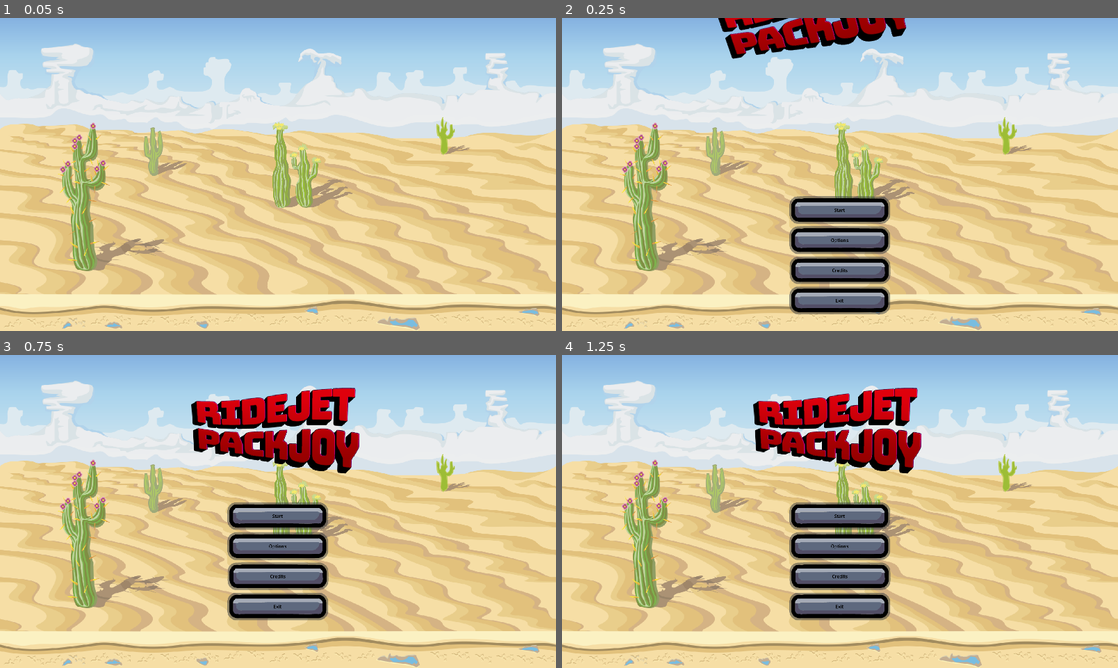
Above: before the commit, frames 1-4 (two rows, left to right).
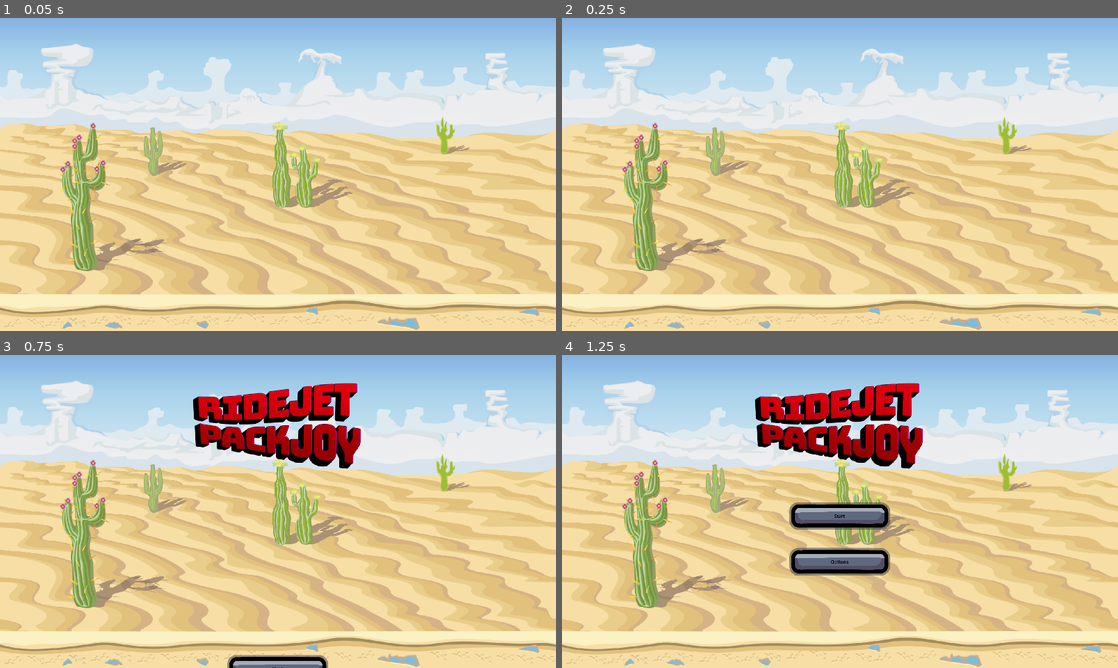
Above: after the commit, the same moments.

Repository: angelbt91/ridejet-packjoy
Game: Godot game, scene res://scenes/main_menu.tscn
The game is run twice, just before and just after one commit, with the same random seed, the same clock (stepped at 60 frames per second) and the same inputs.
Inputs (mouse positions are in pixels of both pictures, inside the frame that each line leads up to):
- Up to frame 1 (0.05 s): no input
- Up to frame 2 (0.25 s): no input
- Up to frame 3 (0.75 s): click (278, 514) at 0.5 s, where only the run before the commit has a clickable "Start"
- Up to frame 4 (1.25 s): no input

Frame 1 is identical in both runs. In frame 2, 9.0% of the frame differs, in the area x 28-62%, y 0-95%; in frame 3, 11%, in the area x 34-65%, y 8-100%; in frame 4, 9.1%.

Commit message:
Improve start menu animations

Diff:
--- a/scenes/main_menu.tscn
+++ b/scenes/main_menu.tscn
@@ -8,72 +8,6 @@
 
 [sub_resource type="Animation" id="Animation_8ln24"]
 length = 0.001
-tracks/0/type = "bezier"
-tracks/0/imported = false
-tracks/0/enabled = true
-tracks/0/path = NodePath("TitleControl:position:x")
-tracks/0/interp = 1
-tracks/0/loop_wrap = true
-tracks/0/keys = {
-"handle_modes": PackedInt32Array(0),
-"points": PackedFloat32Array(0, -0.25, 0, 0.25, 0),
-"times": PackedFloat32Array(0)
-}
-tracks/1/type = "bezier"
-tracks/1/imported = false
-tracks/1/enabled = true
-tracks/1/path = NodePath("TitleControl:position:y")
-tracks/1/interp = 1
-tracks/1/loop_wrap = true
-tracks/1/keys = {
-"handle_modes": PackedInt32Array(0),
-"points": PackedFloat32Array(-300, -0.25, 0, 0.25, 0),
-"times": PackedFloat32Array(0)
-}
-tracks/2/type = "bezier"
-tracks/2/imported = false
-tracks/2/enabled = true
-tracks/2/path = NodePath("TitleControl:scale:x")
-tracks/2/interp = 1
-tracks/2/loop_wrap = true
-tracks/2/keys = {
-"handle_modes": PackedInt32Array(0),
-"points": PackedFloat32Array(1, -0.25, 0, 0.25, 0),
-"times": PackedFloat32Array(0)
-}
-tracks/3/type = "bezier"
-tracks/3/imported = false
-tracks/3/enabled = true
-tracks/3/path = NodePath("TitleControl:scale:y")
-tracks/3/interp = 1
-tracks/3/loop_wrap = true
-tracks/3/keys = {
-"handle_modes": PackedInt32Array(0),
-"points": PackedFloat32Array(1, -0.25, 0, 0.25, 0),
-"times": PackedFloat32Array(0)
-}
-tracks/4/type = "bezier"
-tracks/4/imported = false
-tracks/4/enabled = true
-tracks/4/path = NodePath("TitleControl:rotation")
-tracks/4/interp = 1
-tracks/4/loop_wrap = true
-tracks/4/keys = {
-"handle_modes": PackedInt32Array(0),
-"points": PackedFloat32Array(-0.549779, -0.25, 0, 0.25, 0),
-"times": PackedFloat32Array(0)
-}
-tracks/5/type = "bezier"
-tracks/5/imported = false
-tracks/5/enabled = true
-tracks/5/path = NodePath("StartButtonControl:position:y")
-tracks/5/interp = 1
-tracks/5/loop_wrap = true
-tracks/5/keys = {
-"handle_modes": PackedInt32Array(0),
-"points": PackedFloat32Array(-550, -0.25, 0, 0.25, 0),
-"times": PackedFloat32Array(0)
-}
 
 [sub_resource type="Animation" id="Animation_rtw2f"]
 resource_name = "TitleEnter"
@@ -143,9 +77,37 @@
 "points": PackedFloat32Array(600, -0.25, 0, 0.233333, 5.03363, -31.2997, -0.0599409, -77.1695, 0.0663736, 70.7387, 0, -0.0947685, 108.034, 0.25, 0),
 "times": PackedFloat32Array(0, 0.305578, 0.5)
 }
+tracks/1/type = "value"
+tracks/1/imported = false
+tracks/1/enabled = true
+tracks/1/path = NodePath("StartButtonControl/StartButton:disabled")
+tracks/1/interp = 1
+tracks/1/loop_wrap = true
+tracks/1/keys = {
+"times": PackedFloat32Array(0, 0.5011861),
+"transitions": PackedFloat32Array(1, 1),
+"update": 1,
+"values": [true, false]
+}
+
+[sub_resource type="Animation" id="Animation_rcqid"]
+length = 0.001
+tracks/0/type = "value"
+tracks/0/imported = false
+tracks/0/enabled = true
+tracks/0/path = NodePath("StartButtonControl/StartButton:disabled")
+tracks/0/interp = 1
+tracks/0/loop_wrap = true
+tracks/0/keys = {
+"times": PackedFloat32Array(0),
+"transitions": PackedFloat32Array(1),
+"update": 1,
+"values": [false]
+}
 
 [sub_resource type="AnimationLibrary" id="AnimationLibrary_jk1qb"]
 _data = {
+&"RESET": SubResource("Animation_rcqid"),
 &"StartButtonEnter": SubResource("Animation_oa1go")
 }
 
@@ -163,10 +125,38 @@
 "points": PackedFloat32Array(600, -0.25, 0, 0.233333, 5.03363, -31.2997, -0.0599409, -77.1695, 0.0663736, 70.7387, 0, -0.0947685, 108.034, 0.25, 0),
 "times": PackedFloat32Array(0, 0.305578, 0.5)
 }
+tracks/1/type = "value"
+tracks/1/imported = false
+tracks/1/enabled = true
+tracks/1/path = NodePath("OptionsButton:disabled")
+tracks/1/interp = 1
+tracks/1/loop_wrap = true
+tracks/1/keys = {
+"times": PackedFloat32Array(0, 0.5011861),
+"transitions": PackedFloat32Array(1, 1),
+"update": 1,
+"values": [true, false]
+}
+
+[sub_resource type="Animation" id="Animation_1ajci"]
+length = 0.001
+tracks/0/type = "value"
+tracks/0/imported = false
+tracks/0/enabled = true
+tracks/0/path = NodePath("OptionsButton:disabled")
+tracks/0/interp = 1
+tracks/0/loop_wrap = true
+tracks/0/keys = {
+"times": PackedFloat32Array(0),
+"transitions": PackedFloat32Array(1),
+"update": 1,
+"values": [false]
+}
 
 [sub_resource type="AnimationLibrary" id="AnimationLibrary_5dd4i"]
 _data = {
-&"OptionsButtonEnter": SubResource("Animation_jk1qb")
+&"OptionsButtonEnter": SubResource("Animation_jk1qb"),
+&"RESET": SubResource("Animation_1ajci")
 }
 
 [sub_resource type="Animation" id="Animation_tbmy8"]
@@ -182,10 +172,38 @@
 "points": PackedFloat32Array(600, -0.25, 0, 0.233333, 5.03363, -31.2997, -0.0599409, -77.1695, 0.0663736, 70.7387, 0, -0.0947685, 108.034, 0.25, 0),
 "times": PackedFloat32Array(0, 0.305578, 0.5)
 }
+tracks/1/type = "value"
+tracks/1/imported = false
+tracks/1/enabled = true
+tracks/1/path = NodePath("CreditsButton:disabled")
+tracks/1/interp = 1
+tracks/1/loop_wrap = true
+tracks/1/keys = {
+"times": PackedFloat32Array(0, 0.5),
+"transitions": PackedFloat32Array(1, 1),
+"update": 1,
+"values": [true, false]
+}
+
+[sub_resource type="Animation" id="Animation_lgwnu"]
+length = 0.001
+tracks/0/type = "value"
+tracks/0/imported = false
+tracks/0/enabled = true
+tracks/0/path = NodePath("CreditsButton:disabled")
+tracks/0/interp = 1
+tracks/0/loop_wrap = true
+tracks/0/keys = {
+"times": PackedFloat32Array(0),
+"transitions": PackedFloat32Array(1),
+"update": 1,
+"values": [false]
+}
 
 [sub_resource type="AnimationLibrary" id="AnimationLibrary_lgwnu"]
 _data = {
-&"CreditsButtonEnter": SubResource("Animation_tbmy8")
+&"CreditsButtonEnter": SubResource("Animation_tbmy8"),
+&"RESET": SubResource("Animation_lgwnu")
 }
 
 [sub_resource type="Animation" id="Animation_flqon"]
@@ -201,10 +219,38 @@
 "points": PackedFloat32Array(600, -0.25, 0, 0.233333, 5.03363, -31.2997, -0.0599409, -77.1695, 0.0663736, 70.7387, 0, -0.0947685, 108.034, 0.25, 0),
 "times": PackedFloat32Array(0, 0.305578, 0.5)
 }
+tracks/1/type = "value"
+tracks/1/imported = false
+tracks/1/enabled = true
+tracks/1/path = NodePath("QuitButton:disabled")
+tracks/1/interp = 1
+tracks/1/loop_wrap = true
+tracks/1/keys = {
+"times": PackedFloat32Array(0, 0.5),
+"transitions": PackedFloat32Array(1, 1),
+"update": 1,
+"values": [true, false]
+}
+
+[sub_resource type="Animation" id="Animation_5dd4i"]
+length = 0.001
+tracks/0/type = "value"
+tracks/0/imported = false
+tracks/0/enabled = true
+tracks/0/path = NodePath("QuitButton:disabled")
+tracks/0/interp = 1
+tracks/0/loop_wrap = true
+tracks/0/keys = {
+"times": PackedFloat32Array(0),
+"transitions": PackedFloat32Array(1),
+"update": 1,
+"values": [true]
+}
 
 [sub_resource type="AnimationLibrary" id="AnimationLibrary_rcqid"]
 _data = {
-&"ExitButtonEnter": SubResource("Animation_flqon")
+&"ExitButtonEnter": SubResource("Animation_flqon"),
+&"RESET": SubResource("Animation_5dd4i")
 }
 
 [node name="MainMenu" type="Node2D"]
@@ -221,11 +267,12 @@
 [node name="TitleControl" type="Control" parent="."]
 layout_mode = 3
 anchors_preset = 0
-offset_top = -300.0
-offset_bottom = -300.0
+offset_top = -550.0
+offset_bottom = -550.0
 rotation = -0.549779
 
 [node name="TitleControlAnimation" type="AnimationPlayer" parent="TitleControl"]
+active = false
 root_node = NodePath("../..")
 libraries = {
 &"": SubResource("AnimationLibrary_rtw2f")
@@ -235,11 +282,11 @@
 [node name="Title" type="TextureRect" parent="TitleControl"]
 modulate = Color(1, 0.0313725, 1, 1)
 custom_minimum_size = Vector2(0, 500)
-layout_mode = 2
-offset_left = -444.0
-offset_top = -536.0
-offset_right = 444.0
-offset_bottom = -36.0
+layout_mode = 0
+offset_left = -438.46948
+offset_top = -552.0
+offset_right = 449.53052
+offset_bottom = -52.0
 texture = ExtResource("1_l6cm7")
 expand_mode = 3
 
@@ -248,12 +295,13 @@
 anchors_preset = 15
 anchor_right = 1.0
 anchor_bottom = 1.0
-offset_top = -550.0
-offset_bottom = -550.0
+offset_top = 600.0
+offset_bottom = 600.0
 grow_horizontal = 2
 grow_vertical = 2
 
 [node name="StartButtonAnimation" type="AnimationPlayer" parent="StartButtonControl"]
+active = false
 root_node = NodePath("../..")
 libraries = {
 &"": SubResource("AnimationLibrary_jk1qb")
@@ -271,6 +319,7 @@
 grow_horizontal = 2
 grow_vertical = 2
 theme = ExtResource("4_wu84c")
+disabled = true
 text = "Start"
 
 [node name="OptionsButtonControl" type="Control" parent="."]
@@ -281,6 +330,7 @@
 offset_bottom = 640.0
 
 [node name="OptionsButtonAnimation" type="AnimationPlayer" parent="OptionsButtonControl"]
+active = false
 libraries = {
 &"": SubResource("AnimationLibrary_5dd4i")
 }
@@ -294,6 +344,7 @@
 offset_right = 174.0
 offset_bottom = 167.0
 theme = ExtResource("4_wu84c")
+disabled = true
 text = "Options"
 
 [node name="CreditsButtonControl" type="Control" parent="."]
@@ -304,6 +355,7 @@
 offset_bottom = 640.0
 
 [node name="CreditsButtonAnimation" type="AnimationPlayer" parent="CreditsButtonControl"]
+active = false
 libraries = {
 &"": SubResource("AnimationLibrary_lgwnu")
 }
@@ -311,12 +363,13 @@
 
 [node name="CreditsButton" type="Button" parent="CreditsButtonControl"]
 custom_minimum_size = Vector2(350, 0)
-layout_mode = 2
+layout_mode = 0
 offset_left = -175.0
 offset_top = 176.0
 offset_right = 175.0
 offset_bottom = 271.0
 theme = ExtResource("4_wu84c")
+disabled = true
 text = "Credits"
 
 [node name="QuitButtonControl" type="Control" parent="."]
@@ -327,14 +380,15 @@
 offset_bottom = 640.0
 
 [node name="QuitButtonAnimation" type="AnimationPlayer" parent="QuitButtonControl"]
+active = false
 libraries = {
 &"": SubResource("AnimationLibrary_rcqid")
 }
 autoplay = "ExitButtonEnter"
 
-[node name="ExitButton" type="Button" parent="QuitButtonControl"]
+[node name="QuitButton" type="Button" parent="QuitButtonControl"]
 custom_minimum_size = Vector2(350, 0)
-layout_mode = 2
+layout_mode = 0
 offset_left = -176.0
 offset_top = 280.0
 offset_right = 174.0
--- a/scripts/main_menu.gd
+++ b/scripts/main_menu.gd
@@ -1,5 +1,32 @@
 extends Node2D
 
+@onready var title_control_animation: AnimationPlayer = $TitleControl/TitleControlAnimation
+@onready var start_button_animation: AnimationPlayer = $StartButtonControl/StartButtonAnimation
+@onready var options_button_animation: AnimationPlayer = $OptionsButtonControl/OptionsButtonAnimation
+@onready var credits_button_animation: AnimationPlayer = $CreditsButtonControl/CreditsButtonAnimation
+@onready var quit_button_animation: AnimationPlayer = $QuitButtonControl/QuitButtonAnimation
 
 func _ready() -> void:
 	$BgMusic.play()
+	animate_menu_enter()
+
+func animate_menu_enter() -> void:
+	var items_to_animate = [{
+		"animation": title_control_animation,
+		"delay": 0.1
+	}, {
+		"animation": start_button_animation,
+		"delay": 0.5
+	}, {
+		"animation": options_button_animation,
+		"delay": 0.2
+	}, {
+		"animation": credits_button_animation,
+		"delay": 0.2
+	}, {
+		"animation": quit_button_animation,
+		"delay": 0.2
+	}]
+	for item in items_to_animate:
+		await get_tree().create_timer(item.delay).timeout
+		item.animation.active = true
--- a/themes/ui.tres
+++ b/themes/ui.tres
@@ -4,19 +4,19 @@
 [ext_resource type="Texture2D" uid="uid://dwd7iq26rkoes" path="res://sprites/ui/ButtonText_Large_Blank_Square.png" id="1_k5lm2"]
 [ext_resource type="Texture2D" uid="uid://ksgttgng8ckk" path="res://sprites/ui/ButtonText_Large_Blue_Square.png" id="3_bhwv2"]
 
-[sub_resource type="StyleBoxTexture" id="StyleBoxTexture_hbfgb"]
+[sub_resource type="StyleBoxTexture" id="StyleBoxTexture_bhwv2"]
 content_margin_left = 120.0
 content_margin_bottom = 36.0
-texture = ExtResource("1_k5lm2")
+texture = ExtResource("1_h6ia1")
 texture_margin_left = 36.0
 texture_margin_top = 36.0
 texture_margin_right = 120.0
 texture_margin_bottom = 120.0
 
-[sub_resource type="StyleBoxTexture" id="StyleBoxTexture_bhwv2"]
+[sub_resource type="StyleBoxTexture" id="StyleBoxTexture_hbfgb"]
 content_margin_left = 120.0
 content_margin_bottom = 36.0
-texture = ExtResource("1_h6ia1")
+texture = ExtResource("1_k5lm2")
 texture_margin_left = 36.0
 texture_margin_top = 36.0
 texture_margin_right = 120.0
@@ -33,7 +33,9 @@
 
 [resource]
 Button/colors/font_color = Color(0, 0, 0, 1)
+Button/colors/font_disabled_color = Color(0, 0, 0, 1)
 Button/colors/font_hover_color = Color(0, 0, 0, 1)
+Button/styles/disabled = SubResource("StyleBoxTexture_bhwv2")
 Button/styles/hover = SubResource("StyleBoxTexture_hbfgb")
 Button/styles/normal = SubResource("StyleBoxTexture_bhwv2")
 Button/styles/pressed = SubResource("StyleBoxTexture_v6eyv")
Not shown: 1 places in scenes/main_menu.tscn that only renumber resources
Not shown, changed: .github/workflows/godot-ci.yml
